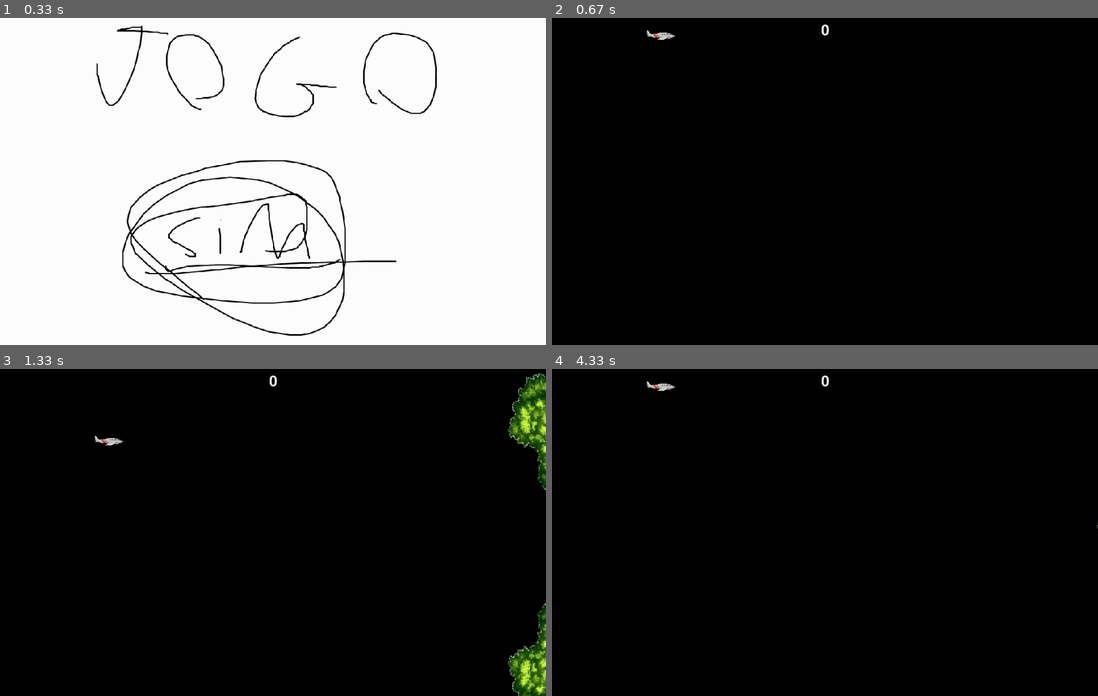
Above: before the commit, frames 1-4 (two rows, left to right).
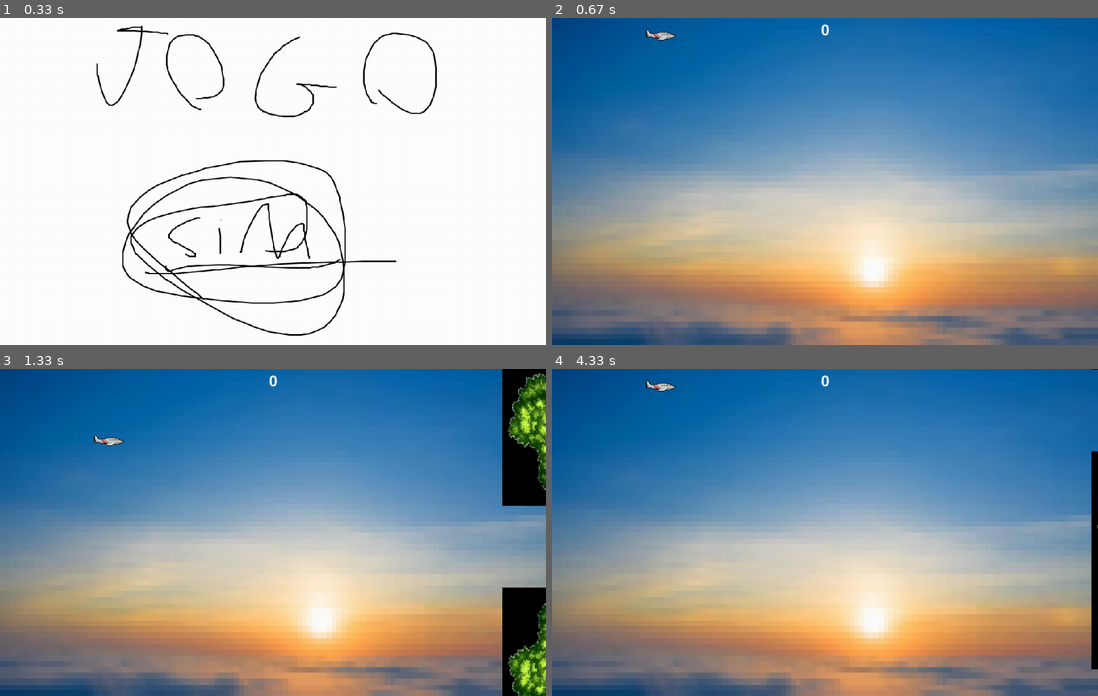
Above: after the commit, the same moments.

Repository: thomaskmk/PyGame
Game: pygame game, started from jogo.py
The game is run twice, just before and just after one commit, with the same random seed, the same clock (stepped at 60 frames per second) and the same inputs.
Inputs:
- Up to frame 1 (0.33 s): no input
- Up to frame 2 (0.67 s): tap Enter at 0.33 s
- Up to frame 3 (1.33 s): hold Up 0.67-1.13 s; hold Down from 1.17 s (still down)
- Up to frame 4 (4.33 s): release Down at 1.63 s; hold Up 1.67-2.03 s; hold Down 2.07-2.43 s; hold Up 2.47-2.77 s; hold Down 2.8-3.1 s; hold Up 3.13-3.5 s; hold Down 3.53-3.9 s; hold Up 3.93-4.23 s; hold Down from 4.27 s (still down)

Frame 1 is identical in both runs. In frame 2, 100% of the frame differs, in the area x 0-100%, y 0-100%; in frame 3, 94%; in frame 4, 99%.

Commit message:
Atualizacoes

Diff:
--- a/tela_jogo.py
+++ b/tela_jogo.py
@@ -6,6 +6,10 @@
 # Iniciando dados
 def tela_jogo(window):
     clock = pygame.time.Clock()
+
+    background = pygame.image.load(assets["background"]).convert()
+    background = pygame.transform.scale(background, (LARGURA, ALTURA))
+    background_rect = background.get_rect()
     pygame.font.init()
 
     # Grupos de sprites
@@ -59,24 +63,13 @@
             all_sprites.add(obj)
             all_objetos.add(obj)
 
-            tick_inicial = now # Atualiza a variável parâmetro
+            tick_inicial = now # Atualiza a variável parâmetro
 
-        for obs in all_obstaculos:
-            if obs.rect.x < - 100:
-                obs.kill()
-            if obs.rect.x + 80 == player.rect.centerx:
-                score += 0.5
-
-        for kk in all_objetos:
-            if kk.rect.x < -100:
-                kk.kill()
-
-        hits = pygame.sprite.spritecollide(player, all_obstaculos, True, pygame.sprite.collide_mask)
-        if len(hits) > 0:
+        if pygame.sprite.spritecollide(player, all_obstaculos, False, pygame.sprite.collide_mask):
             game = False
             state = GAME_OVER
 
-        window.fill(BLACK)
+        window.blit(background, background_rect)
         all_sprites.draw(window) # Mostra as sprites na tela
 
         # Pontuação
